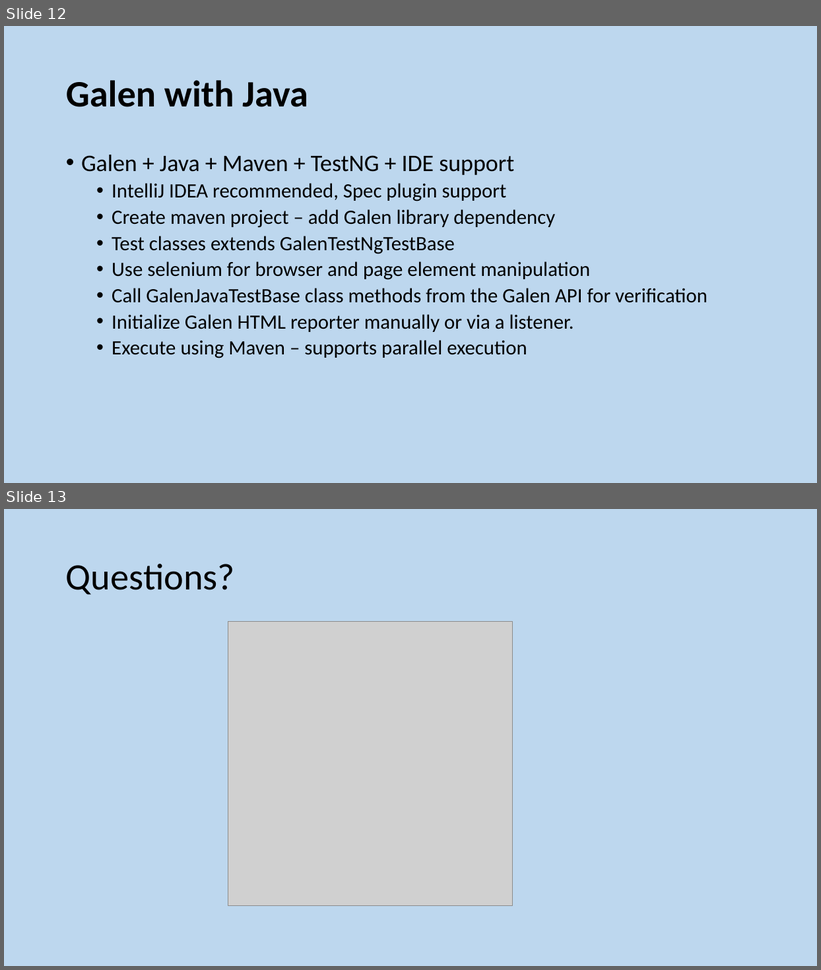
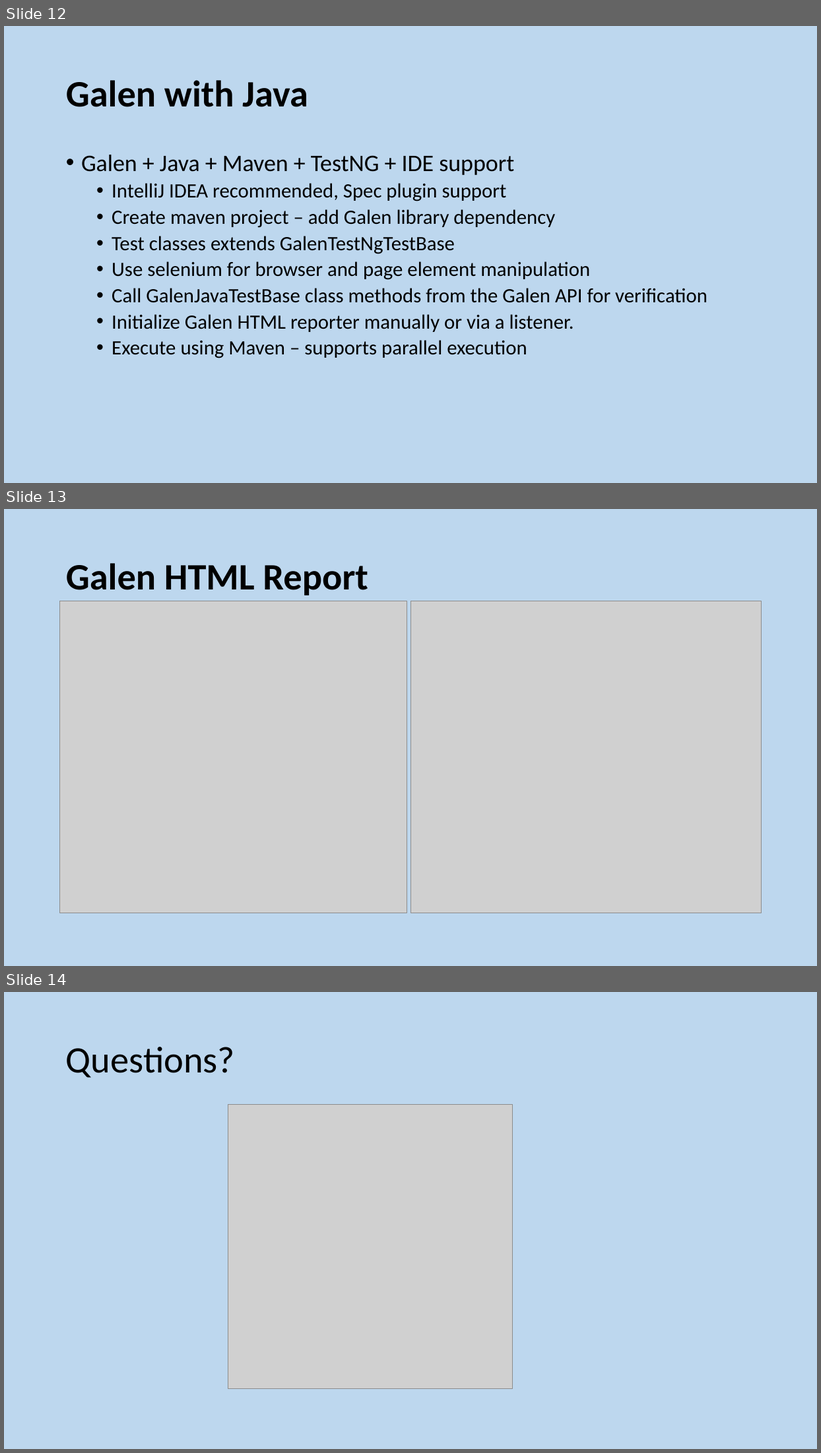
Before and after one commit to GeeChao/galendemo, a slide deck: STAG - Galen Framework Demo.pptx. Shown one above the other, each under a label of ours: slides 12 and 13 before the commit, slides 12, 13 and 14 after it. The pictures are 821x970 and 821x1453 pixels, drawn with LibreOffice and Linux fonts; fonts in the diff are those of the drawing; grey boxes stand for pictures. Boxes give left, top, right and bottom in pixels: in the first picture for what was removed or moved away, otherwise in the second. Text is boxed around its words. In the diff, an @@ line names an element or a change of style, - is before the commit and + after.

Commit message:
ppt add slide

```diff
--- a/STAG - Galen Framework Demo.pptx
+++ b/STAG - Galen Framework Demo.pptx
@@ slide 13 added at (x1=4, y1=509, x2=817, y2=966), background #BDD7EE @@
@@ title added at (x1=66, y1=563, x2=368, y2=595), 44 pt, text #000000, bold @@
+Galen HTML Report
@@ picture added at (x1=60, y1=601, x2=407, y2=914) @@
@@ picture added at (x1=411, y1=601, x2=762, y2=914) @@
@@ what was slide 13 is now slide 14 @@
```
